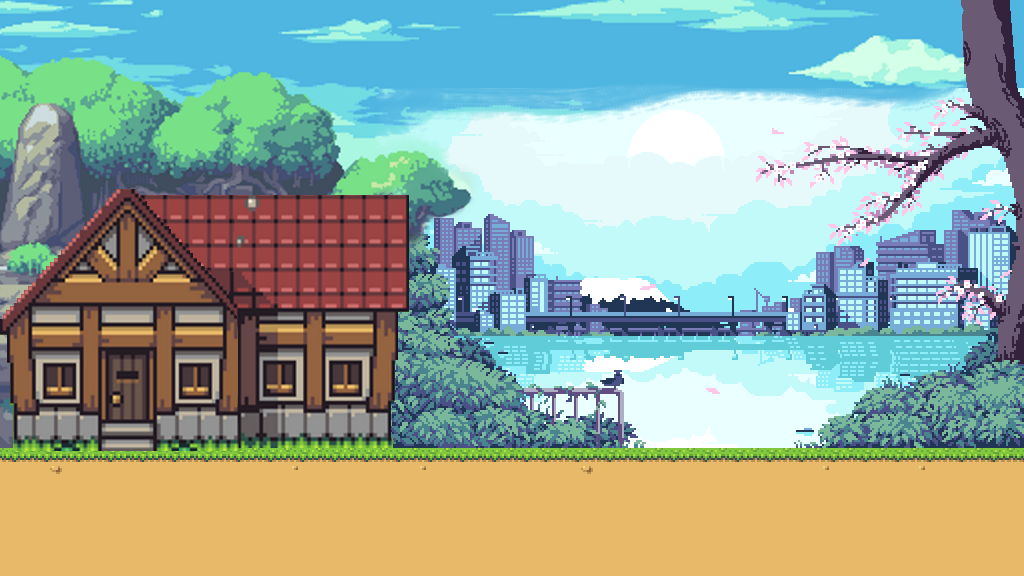
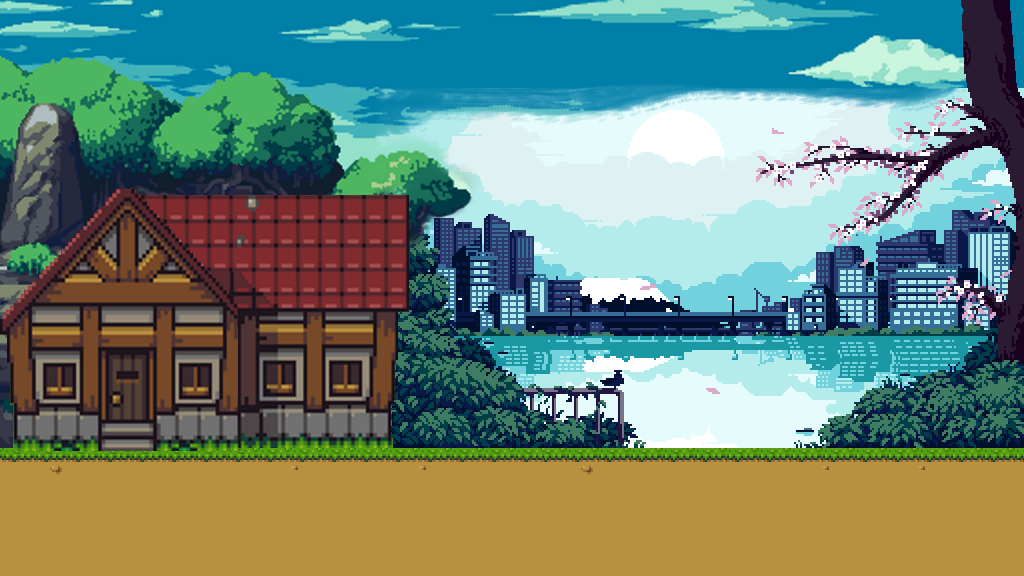
Layer changes from the first 1024x576 image to the second:
masked "House" over (0, 0, 640, 576)
masked "Ground" over (0, 0, 1024, 576)
masked "City.gif" over (312, 0, 1024, 472)
masked "Sky" over (0, 0, 1024, 510)
